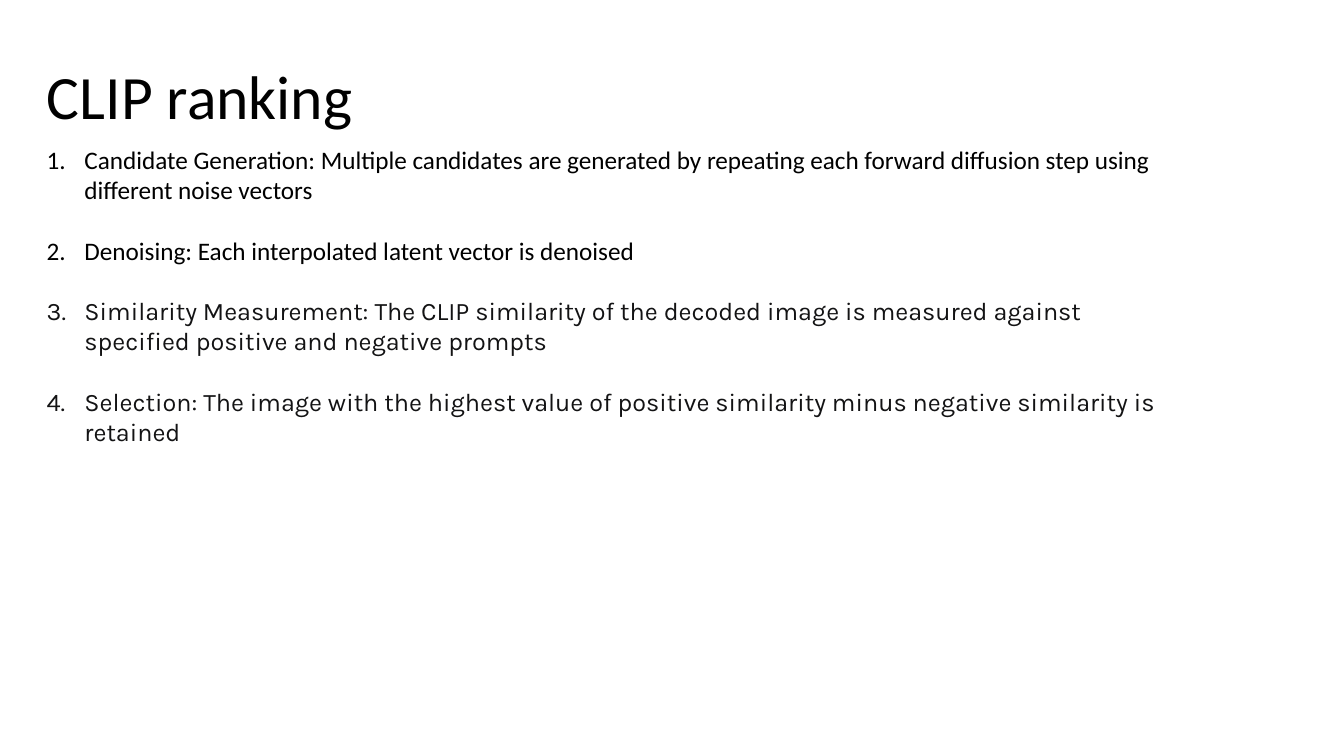
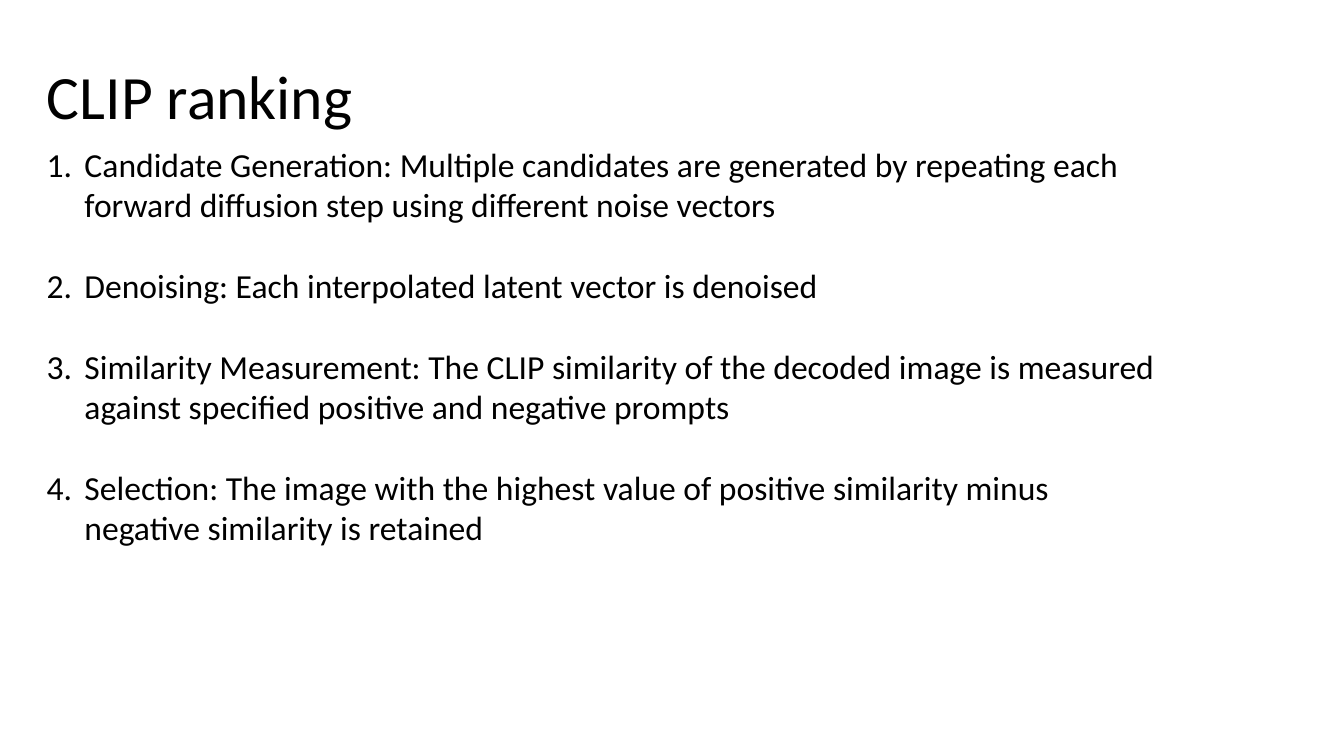
Before and after one commit to jasonfghx/lilicoco, a slide deck: slide 16 of diffusion書報/DDPM.pptx (slide 13 before the commit). Drawn at 1344x756 pixels with LibreOffice and Linux fonts; fonts in the diff are those of the drawing. Boxes give left, top, right and bottom in pixels: in the first picture for what was removed or moved away, otherwise in the second. Text is boxed around its words. In the diff, an @@ line names an element or a change of style, - is before the commit and + after.

```diff
--- a/diffusion書報/DDPM.pptx
+++ b/diffusion書報/DDPM.pptx
@@ text "Candidate Generation: Multiple candidates are ..." at [84,153,1154,546]: size 18 to 24 pt; font Karla to Calibri, text colour #131314 to #000000 in "Similarity Measurement: The CLIP similarity of the ...", "Selection: The image with the highest value ..." @@
```
Also in this commit, not shown: 5 other slides changed, 3 slides added.
